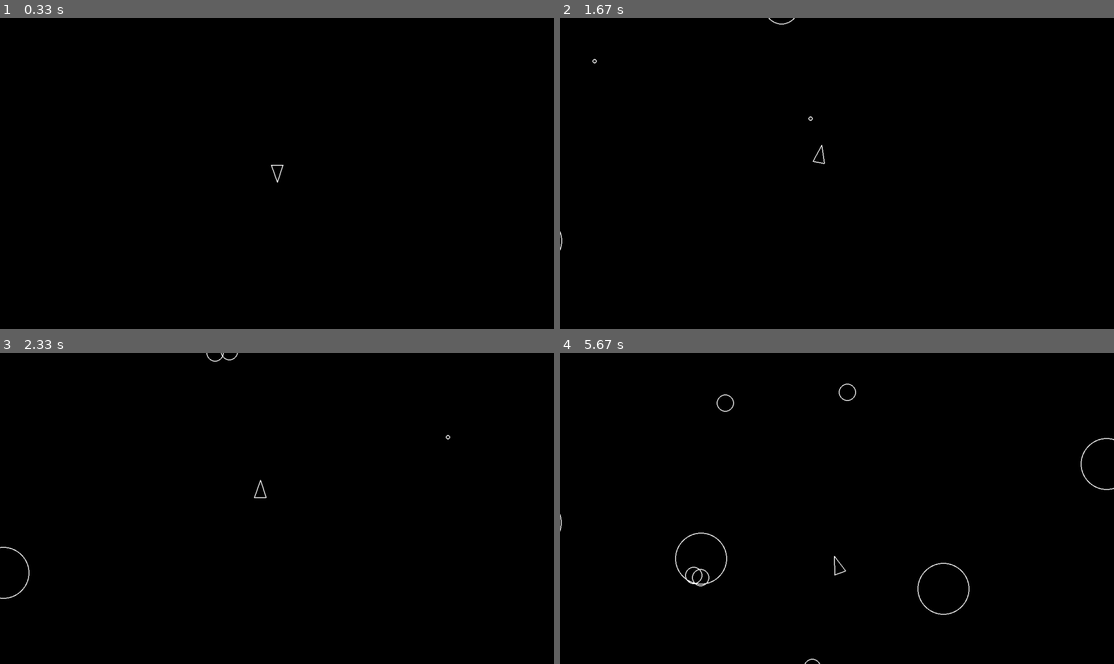
Above: before the commit, frames 1-4 (two rows, left to right).
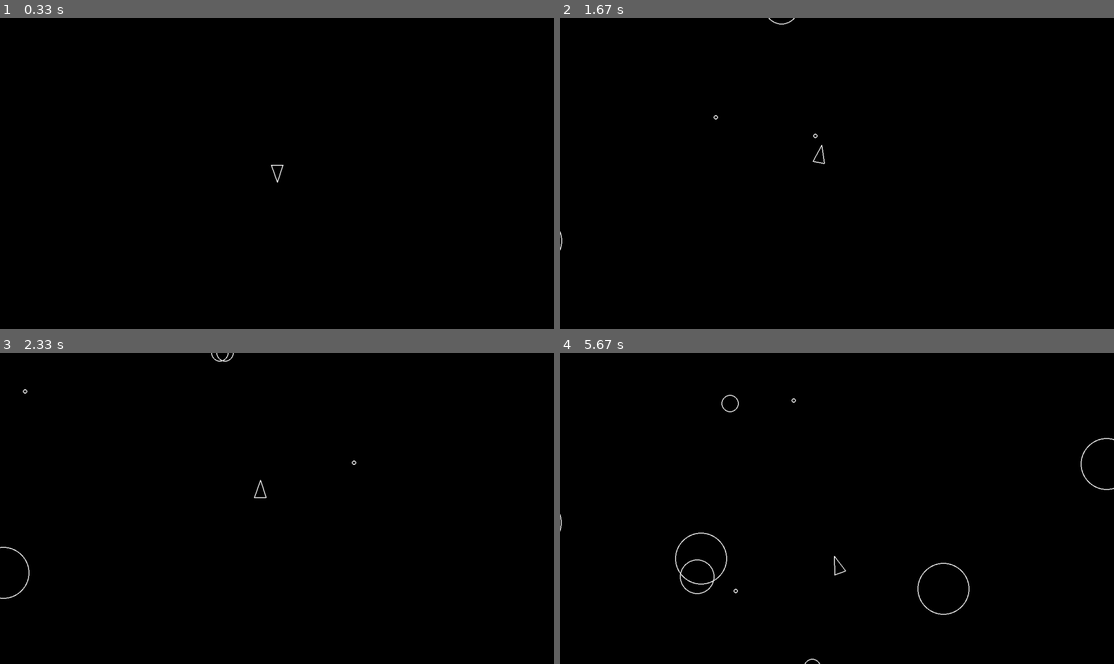
Above: after the commit, the same moments.

Repository: brettfirecore/pygame_project
Game: pygame game, started from main.py
Same seed, same stepped clock (60 frames per second), same inputs: the game is played once before the commit and once after it.
Inputs:
- Up to frame 1 (0.33 s): no input
- Up to frame 2 (1.67 s): tap Space at 0.33, 0.73, 1.03, 1.23, 1.57 s; hold D 0.67-1.13 s; hold W 1.17-1.47 s; hold D from 1.5 s (still down)
- Up to frame 3 (2.33 s): tap Space at 1.87, 2.07 s; release D at 1.97 s; hold A from 2 s (still down)
- Up to frame 4 (5.67 s): tap Space at 2.37, 2.63, 2.97, 3.27, 3.4, 3.8, 4.1, 4.47, 4.87, 5.17, 5.37 s; release A at 2.53 s; hold S 2.57-2.87 s; hold A 2.9-3.3 s; hold W 3.33-3.7 s; hold D 3.73-4.37 s; hold S 4.4-4.77 s; hold A 4.8-5.27 s; hold D from 5.3 s (still down)

Frame 1 is identical in both runs. In frame 2, less than 0.1% of the frame differs, in the area x 5-47%, y 13-39%; in frame 3, less than 0.1%; in frame 4, 0.3%, in the area x 21-54%, y 9-78%.

Commit message:
Updated constants.py changed SHOT back to 500 from 1000

Diff:
--- a/constants.py
+++ b/constants.py
@@ -11,6 +11,6 @@
 PLAYER_SPEED = 200
 
 PLAYER_SHOOT_COOLDOWN = 0.3  # seconds
-PLAYER_SHOOT_SPEED = 1000
+PLAYER_SHOOT_SPEED = 500
 
 SHOT_RADIUS = 5
